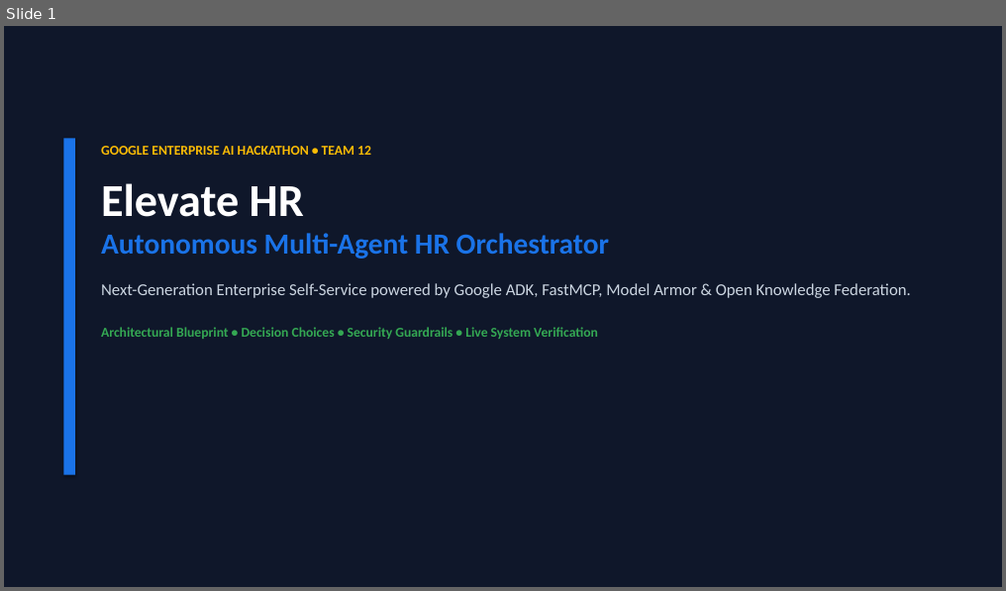
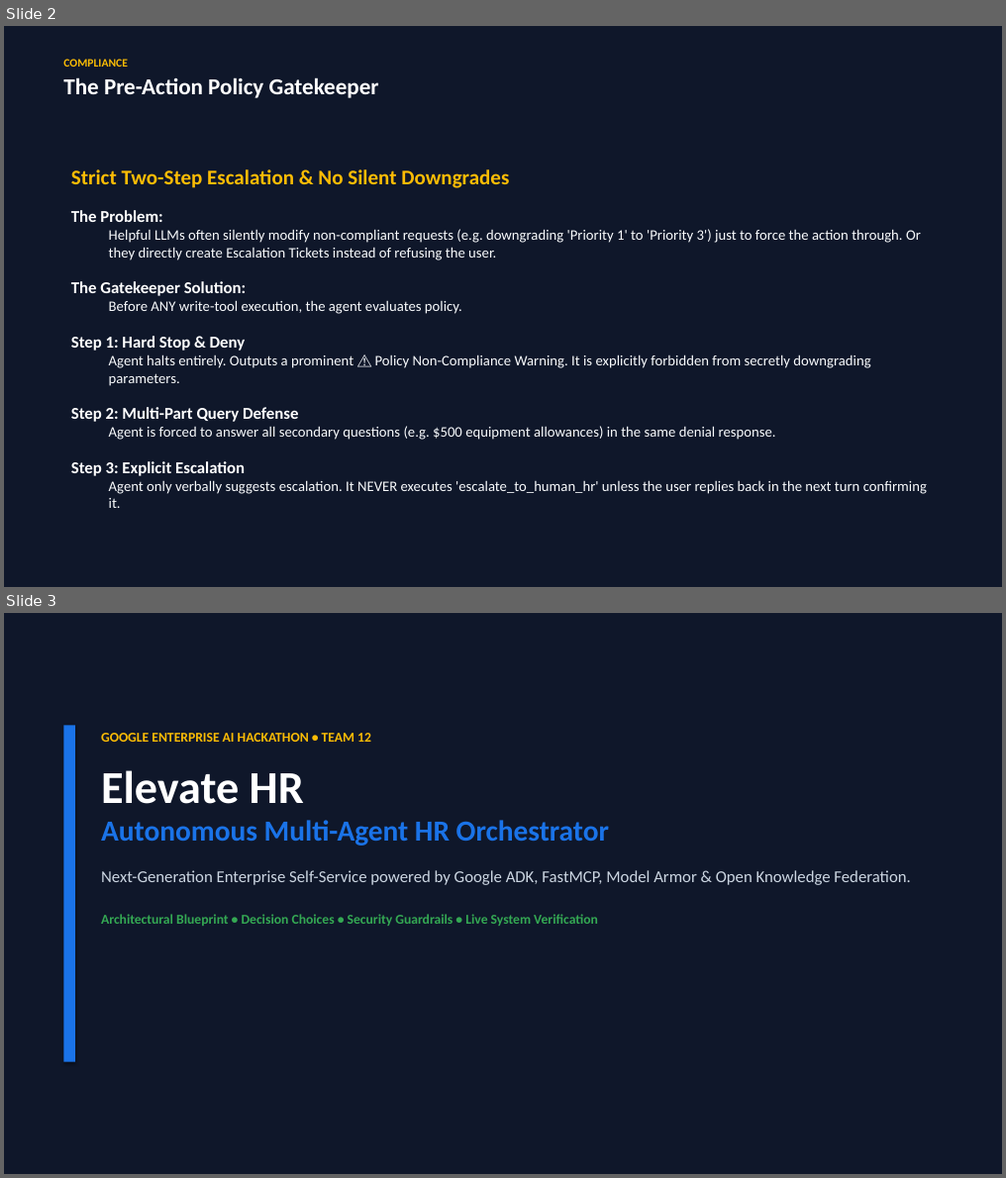
Before and after one commit to zuhaibp656/project_elevate_team_12, a slide deck: Elevate_HR_Team_12_Autonomous_MAS_Presentation.pptx. Shown one above the other, each under a label of ours: slide 1 before the commit, slides 2 and 3 after it. The pictures are 1006x591 and 1006x1178 pixels, drawn with LibreOffice and Linux fonts; fonts in the diff are those of the drawing. Boxes give left, top, right and bottom in pixels: in the first picture for what was removed or moved away, otherwise in the second. Text is boxed around its words. In the diff, an @@ line names an element or a change of style, - is before the commit and + after.

Commit message:
Add Complete Architecture Query Flow Document & Updated Presentation with State Management and Anti-Downgrade logic

```diff
--- a/Elevate_HR_Team_12_Autonomous_MAS_Presentation.pptx
+++ b/Elevate_HR_Team_12_Autonomous_MAS_Presentation.pptx
@@ slide 2 added at <box>4,26,1002,587</box>, background #0F172A @@
@@ text added at <box>63,59,379,98</box>, 22 pt, text #FFFFFF, bold @@
+COMPLIANCE
+The Pre-Action Policy Gatekeeper
@@ text added at <box>71,170,927,508</box>, 14 pt, text #F8FAFC @@
+Strict Two-Step Escalation & No Silent Downgrades
+The Problem:
+  Helpful LLMs often silently modify non-compliant requests (e.g. downgrading 'Priority 1' to 'Priority 3') just to force the action through. Or they directly create Escalation Tickets instead of refusing the user.
+The Gatekeeper Solution:
+  Before ANY write-tool execution, the agent evaluates policy.
+Step 1: Hard Stop & Deny
+  Agent halts entirely. Outputs a prominent ⚠️ Policy Non-Compliance Warning. It is explicitly forbidden from secretly downgrading parameters.
+Step 2: Multi-Part Query Defense
+  Agent is forced to answer all secondary questions (e.g. $500 equipment allowances) in the same denial response.
+Step 3: Explicit Escalation
+  Agent only verbally suggests escalation. It NEVER executes 'escalate_to_human_hr' unless the user replies back in the next turn confirming it.
@@ what was slide 1 is now slide 3 @@
```
Also in this commit, not shown: 1 other slide added, 2 other files.
